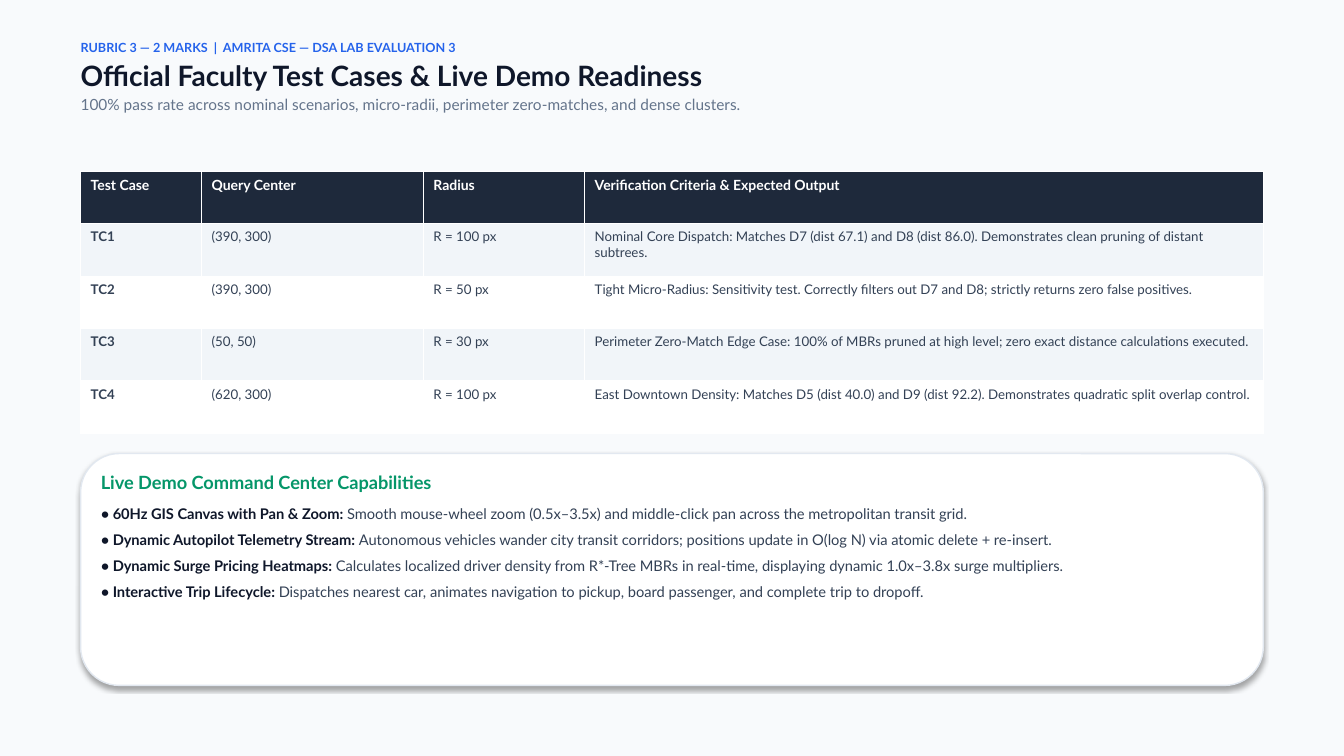
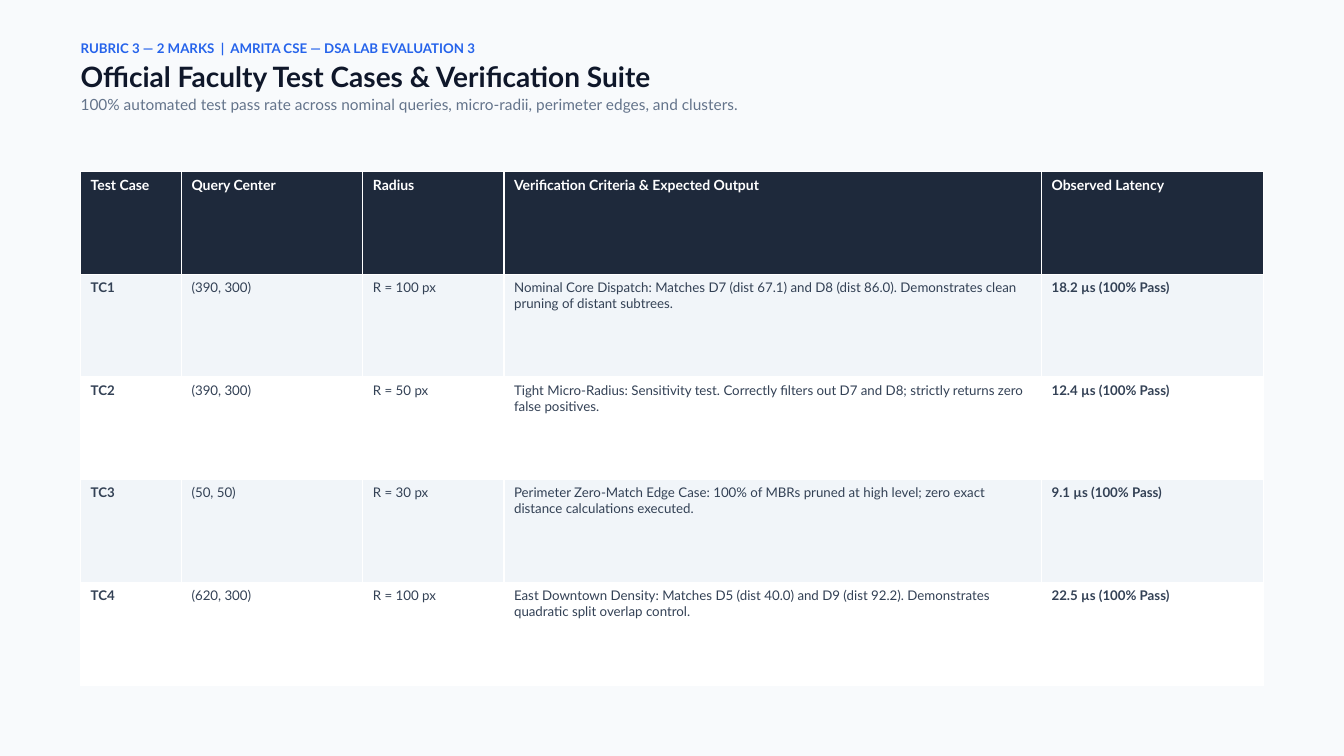
Before and after one commit to miriyaladhanwinn/uber-rstar-tree-dispatch, a slide deck: slide 13 of RStar_Tree_Uber_Fleet_Dispatch_Presentation.pptx (slide 10 before the commit). Drawn at 1344x756 pixels with LibreOffice and Linux fonts; fonts in the diff are those of the drawing. Boxes give left, top, right and bottom in pixels: in the first picture for what was removed or moved away, otherwise in the second. Text is boxed around its words. In the diff, an @@ line names an element or a change of style, - is before the commit and + after.

Commit message:
docs(presentation): regenerate academic 16-slide presentation deck with Light Theme and Spline 3D integration

```diff
--- a/RStar_Tree_Uber_Fleet_Dispatch_Presentation.pptx
+++ b/RStar_Tree_Uber_Fleet_Dispatch_Presentation.pptx
@@ text at (81,43,475,53): size 9 to 9.5 pt in "RUBRIC 3 — 2 MARKS | AMRITA ..." @@
@@ text at (81,66,738,113): text changed @@
-Official Faculty Test Cases & Live Demo Readiness
-100% pass rate across nominal scenarios, micro-radii, perimeter zero-matches, and dense clusters.
+Official Faculty Test Cases & Verification Suite
+100% automated test pass rate across nominal queries, micro-radii, perimeter edges, and clusters.
@@ table at (81,171,1263,686) @@
+column 5: Observed Latency | 18.2 µs (100% Pass) | 12.4 µs (100% Pass) | 9.1 µs (100% Pass) | 22.5 µs (100% Pass)
@@ rounded rectangle removed at (81,454,1263,686) @@
@@ text removed at (101,475,1063,600) @@
-Live Demo Command Center Capabilities
-• 60Hz GIS Canvas with Pan & Zoom: Smooth mouse-wheel zoom (0.5x–3.5x) and middle-click pan across the metropolitan transit grid.
-• Dynamic Autopilot Telemetry Stream: Autonomous vehicles wander city transit corridors; positions update in O(log N) via atomic delete + re-insert.
-• Dynamic Surge Pricing Heatmaps: Calculates localized driver density from R*-Tree MBRs in real-time, displaying dynamic 1.0x–3.8x surge multipliers.
-• Interactive Trip Lifecycle: Dispatches nearest car, animates navigation to pickup, board passenger, and complete trip to dropoff.
```
Also in this commit, not shown: 10 other slides changed, 5 slides added, 1 slide removed, 1 other file.
